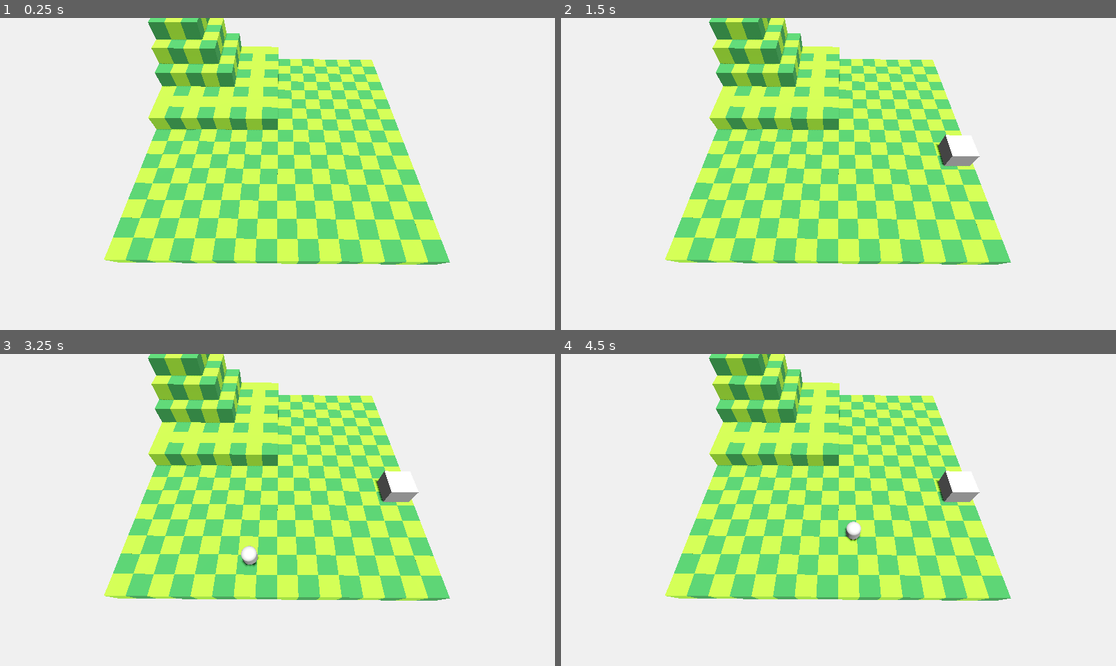
Above: before the commit, frames 1-4 (two rows, left to right).
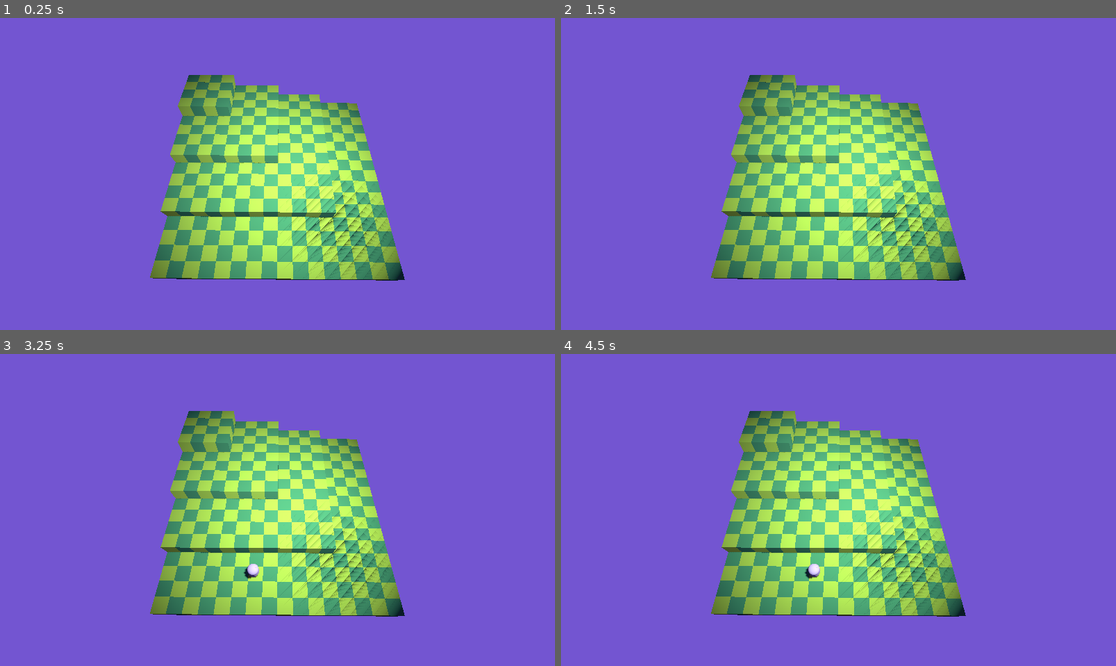
Above: after the commit, the same moments.

Repository: TobiMercader/Iterative-Mushburg
Game: Godot game, scene res://scenes/World.tscn
The game is run twice, just before and just after one commit, with the same random seed, the same clock (stepped at 60 frames per second) and the same inputs.
Inputs (mouse positions are in pixels of both pictures, inside the frame that each line leads up to):
- Up to frame 1 (0.25 s): no input
- Up to frame 2 (1.5 s): tap Enter at 0.5 s; move the mouse to (960, 158) at 0.52 s; hold 1 0.53-1.28 s; click (960, 158) at 0.6 s; tap Space at 1.25 s; move the mouse to (727, 189) at 1.27 s; tap 1 at 1.35 s
- Up to frame 3 (3.25 s): tap 2 at 1.55 s; tap Enter at 2 s; move the mouse to (333, 441) at 2.02 s; hold 2 2.03-2.78 s; tap 3 at 2.3, 2.85 s; tap Space at 2.75 s; move the mouse to (249, 572) at 2.77 s; click (249, 572) at 3.05 s
- Up to frame 4 (4.5 s): move the mouse to (1005, 556) at 3.52 s; hold 1 3.53-4.28 s; click (1005, 556) at 3.6 s; move the mouse to (672, 463) at 4.27 s; tap 1 at 4.35 s

The runs differ from the first frame. In frame 1, 97% of the frame differs, in the area x 0-100%, y 0-100%; in frame 2, 97%; in frame 3, 97%; in frame 4, 97%.
Error after the commit: Invalid access of index '0' on a base object of type: 'Array[Node]'. (res://scenes/typeSearcher.gd:9)

Commit message:
typeSearcher component added

Diff:
--- a/Scripts/BuilderNode.gd
+++ b/Scripts/BuilderNode.gd
@@ -9,21 +9,23 @@
 var current_rect
 
 var building = preload("res://scenes/node_wall.tscn")
+var building_surface = [Vector3i.ZERO]
 
 func _input(InputEvent):
 	if Input.is_key_pressed(KEY_1):
 		building = preload("res://scenes/test_building.tscn")
-		GameState.building_surface = [Vector3i(0, 0, 0), Vector3i(-1, 0, 0), Vector3i(0, -1, 0), Vector3i(-1, -1, 0)]
+		building_surface = [Vector3i(0, 0, 0), Vector3i(-1, 0, 0), Vector3i(0, -1, 0), Vector3i(-1, -1, 0)]
 	elif Input.is_key_pressed(KEY_2):
 		building = preload("res://scenes/node_wall.tscn")
-		GameState.building_surface = [Vector3i(0, 0, 0)]
+		building_surface = [Vector3i.ZERO]
 	elif Input.is_key_pressed(KEY_3):
 		building = preload("res://scenes/troop_node.tscn")
-		GameState.building_surface = [Vector3i(0, 0, 0)]
+		building_surface = [Vector3i.ZERO]
 
 
 
 func _process(delta):
+
 	#gets the mouse position relative to the screen
 	var posMouse = get_viewport().get_mouse_position()
 	#creates a ray that goes in the direction between the center of the camera and the point
@@ -44,19 +46,26 @@
 
 
 	if !rayResult.is_empty():
+
 		var is_placeable = true
 		#converts the float axis into hole numbers
 		mouseWorld = Vector3i(rayResult.position.x, rayResult.position.z, rayResult.position.y)
-		var relativeSurface = GameState.building_surface.map(func(absolute): return absolute + mouseWorld )
+		var relativeSurface = building_surface.map(func(absolute): return absolute + mouseWorld )
+
 		if(Input.is_action_just_pressed("left_mouse")):
+
 			for g in relativeSurface.size():
 				var curTile = relativeSurface[g]
 				print(curTile)
 				if GameState.grid[curTile.z][curTile.y][curTile.x] == true:
 					is_placeable = false
 					break
+
 			if is_placeable == true:
 				_placeBuilding()
+				for g in relativeSurface.size():
+					var curTile = relativeSurface[g]
+					GameState.grid[curTile.z][curTile.y][curTile.x] = true
 
 
 func _placeBuilding():
@@ -64,7 +73,6 @@
 	add_child(placed_building)
 	placed_building.position = Vector3(mouseWorld.x, mouseWorld.z, mouseWorld.y)
 	if placed_building.is_in_group("buildings"):
-		building_positions.append(current_rect)
 		emit_signal("building_placed")
 		print("yes i am")
 
--- a/Scripts/game_state.gd
+++ b/Scripts/game_state.gd
@@ -1,6 +1,5 @@
 extends Node
 
-var building_surface: Array
 var indice_objetivo: int = 0
 
 var grid: Array
--- a/Scripts/troop_node.gd
+++ b/Scripts/troop_node.gd
@@ -1,6 +1,7 @@
 extends CharacterBody3D
 
 @onready var world = $".."
+@onready var typesearcher = $TypeSearcher
 @export var speed = 2
 
 var available_buildings
@@ -8,15 +9,14 @@
 var ind = 0
 
 func _ready():
-	_search_building()
-	print(GameState.grid[0])
+	#_search_building()
+	typesearcher._search_type(0)
+	target = typesearcher.target
 
 func _process(delta):
-
 	velocity = position.direction_to(target.position - Vector3(1, 0, 1)) * speed
 
 	if position.distance_to(target.position - Vector3(1, 0, 1))  <= 0.1:
-		print("attacked")
 		var attack = Attack.new()
 		attack.attack_damage = 8
 		self.position = position + attack.attack_knockback
--- a/scenes/TerrainGenerator.gd
+++ b/scenes/TerrainGenerator.gd
@@ -16,12 +16,12 @@
 		GameState.grid.append(layer)
 
 
-	for z in 5:
-		for y in size/(z+1):
-			for x in size/(z+1):
+	for z in 4:
+		for y in size-(z)*4:
+			for x in size-(z)*4:
 				GameState.grid[z][y][x] = true
 				var atlas
-				if  x % 2 == 1 and y % 2 == 1 or z % 2 == 0 and x % 2 == 0 and y % 2 == 0:
+				if  x % 2 == 1 and y % 2 == 1 or x % 2 == 0 and y % 2 == 0:
 					atlas = 0
 				else:
 					atlas = 1
--- a/scenes/World.tscn
+++ b/scenes/World.tscn
@@ -5,21 +5,28 @@
 [ext_resource type="MeshLibrary" uid="uid://dhegcqvhitoh5" path="res://resources/MeshLibrary.tres" id="2_gmk42"]
 
 [sub_resource type="Environment" id="Environment_4ix2a"]
-background_energy_multiplier = 3.13
-ambient_light_color = Color(0.647059, 0.839216, 0.847059, 1)
+background_mode = 1
+background_color = Color(0.321569, 0.239216, 0.584314, 1)
+background_energy_multiplier = 1.4
+fog_sun_scatter = 0.75
+fog_density = 0.0003
 
 [node name="WorldNode" type="Node3D"]
 
 [node name="WorldEnvironment" type="WorldEnvironment" parent="."]
 environment = SubResource("Environment_4ix2a")
 
-[node name="DirectionalLight3D" type="DirectionalLight3D" parent="."]
-transform = Transform3D(0.707785, -0.695187, 0.125522, 0, 0.177686, 0.984087, -0.706428, -0.696522, 0.125763, 0, 4.16458, 0)
-light_energy = 1.807
+[node name="DirectionalLight3D" type="SpotLight3D" parent="."]
+transform = Transform3D(0.657922, 0.716473, 0.231962, -0.332507, -9.83851e-08, 0.943101, 0.675706, -0.697615, 0.238232, 12.5496, 17.3036, 12.534)
+light_energy = 13.556
+light_size = 1.0
 shadow_enabled = true
+spot_range = 31.014
+spot_attenuation = 0.517632
+spot_angle = 35.0
 
 [node name="Camera3D" type="Camera3D" parent="."]
-transform = Transform3D(0.999976, -0.00698126, 0, 0.00349063, 0.499988, 0.866025, -0.00604595, -0.866004, 0.5, 8, 11.1464, 17.2136)
+transform = Transform3D(0.999976, -0.00698126, 2.73445e-09, 0.00349063, 0.499988, 0.866025, -0.00604595, -0.866004, 0.5, 7.96942, 15.3249, 16.6813)
 
 [node name="GridMap" type="GridMap" parent="."]
 mesh_library = ExtResource("2_gmk42")
--- a/scenes/troop_node.tscn
+++ b/scenes/troop_node.tscn
@@ -1,6 +1,7 @@
-[gd_scene load_steps=4 format=3 uid="uid://cnfsiumnb3e6p"]
+[gd_scene load_steps=5 format=3 uid="uid://cnfsiumnb3e6p"]
 
 [ext_resource type="Script" path="res://Scripts/troop_node.gd" id="1_450pc"]
+[ext_resource type="Script" path="res://scenes/typeSearcher.gd" id="2_xn2fu"]
 
 [sub_resource type="CapsuleMesh" id="CapsuleMesh_ds4d1"]
 
@@ -21,3 +22,7 @@
 transform = Transform3D(1, 0, 0, 0, 1, 0, 0, 0, 1, 0.375, 0.5, 0.375)
 shape = SubResource("CapsuleShape3D_3phvo")
 disabled = true
+
+[node name="TypeSearcher" type="Node3D" parent="."]
+script = ExtResource("2_xn2fu")
+targetType = &"buildings"
--- /dev/null
+++ b/scenes/typeSearcher.gd
@@ -0,0 +1,10 @@
+extends Node3D
+
+@export var targetType: StringName
+var target
+
+@onready var available_types = get_tree().get_nodes_in_group(targetType)
+
+func _search_type(index):
+	target = available_types[index]
+	print(target)
Not shown: 6 places in resources/MeshLibrary.tres that only renumber resources
